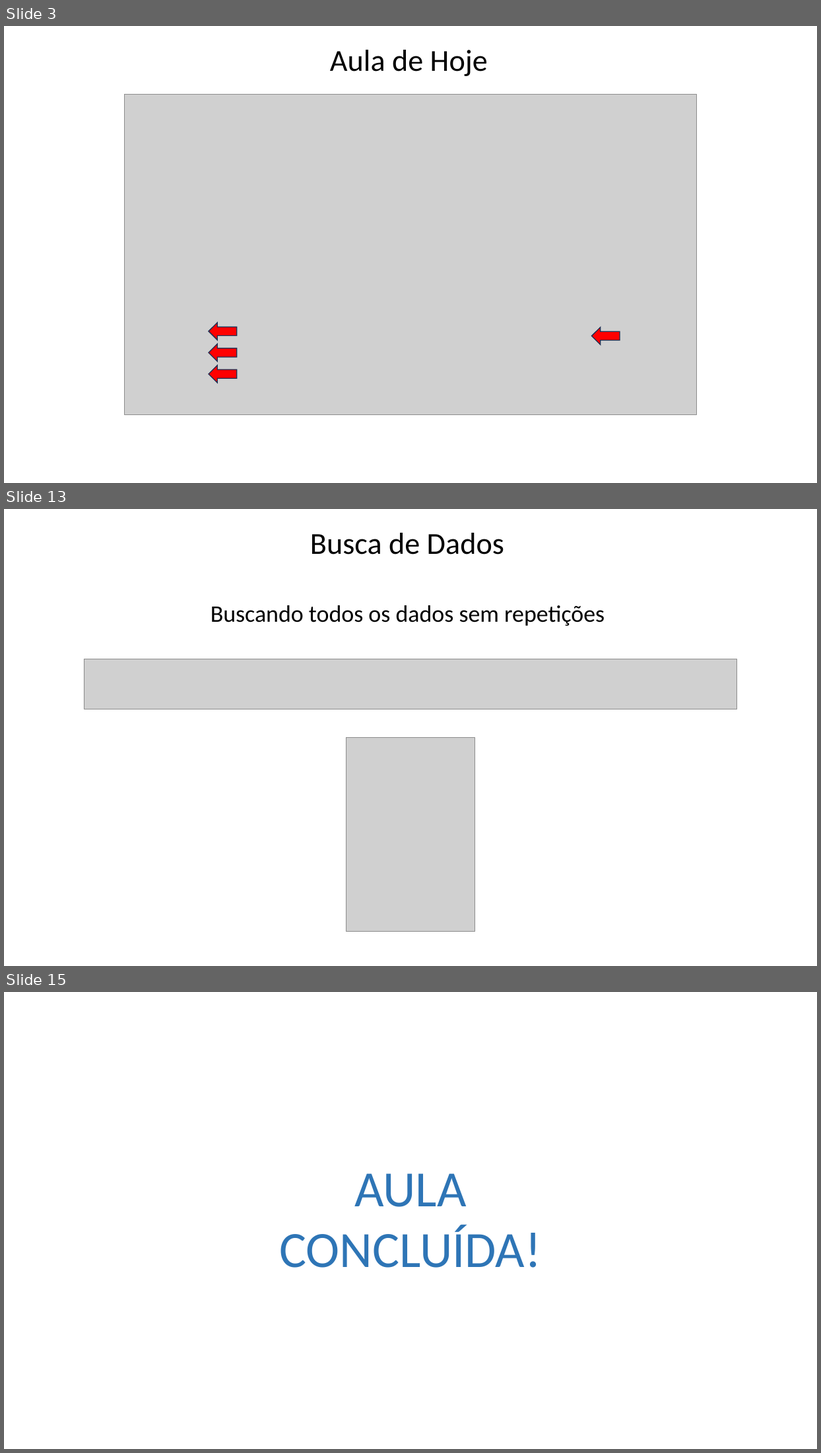
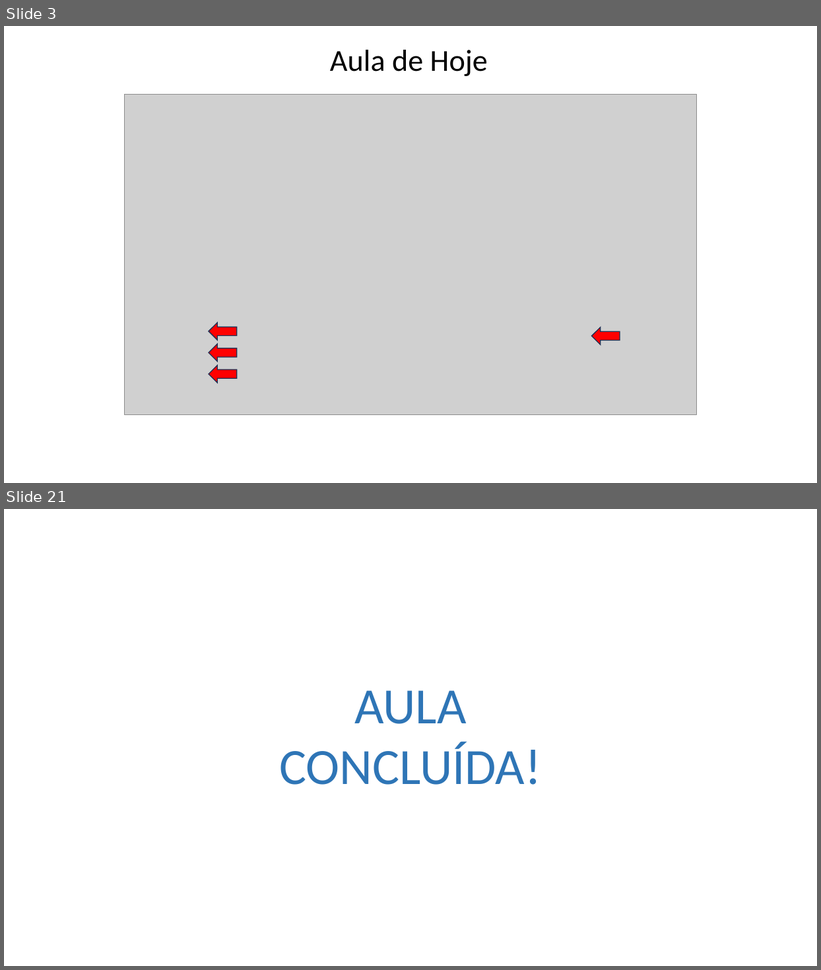
Before and after one commit to Felipe-Tagawa/C07-Monitoria, a slide deck: Aula 03/ComandosBásicos.pptx. Shown one above the other, each under a label of ours: slides 3, 13 and 15 before the commit, slides 3 and 21 after it; the slides between them are not shown. The pictures are 821x1453 and 821x970 pixels, drawn with LibreOffice and Linux fonts; fonts in the diff are those of the drawing; grey boxes stand for pictures; background and template pictures are left out. Boxes give left, top, right and bottom in pixels: in the first picture for what was removed or moved away, otherwise in the second. Text is boxed around its words. In the diff, an @@ line names an element or a change of style, - is before the commit and + after.

```diff
--- a/Aula 03/ComandosBásicos.pptx
+++ b/Aula 03/ComandosBásicos.pptx
@@ slide 13 removed at (4,509,817,966), background picture (left out) @@
@@ text removed at (310,533,504,555) @@
-Busca de Dados
@@ text removed at (211,605,605,626) @@
-Buscando todos os dados sem repetições
@@ picture removed at (84,659,737,709) @@
@@ picture removed at (346,738,475,932) @@
@@ what was slide 15 is now slide 21 @@
```
Also in this commit, not shown: 5 slides changed, 12 slides added, 5 other slides removed, 1 other file.
